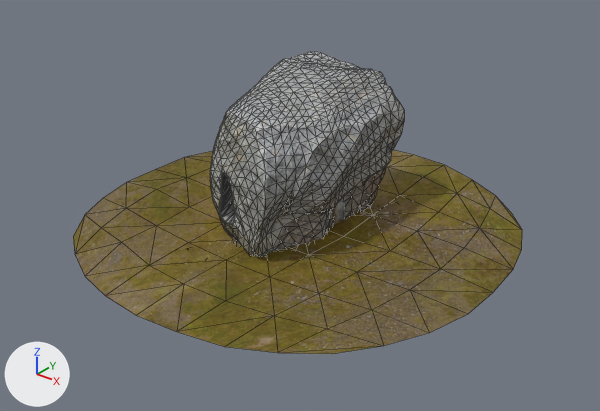
The glTF model 3D/Tafoni.gltf as it was, and as the next commit left it.
Rendered twice from a 50 mm lens placed at (5.01, -6.29, 4.04), pointed at (0.24, -0.33, 0.34). Every picture has the same lights, and +X, +Y and +Z are marked at lower left. Mesh edges are drawn as thin lines on the coarser meshes. Where no turn or scale is listed for an object, it has been applied to the vertices. Vertices at the same position are counted once.

The first picture shows 'Plane', 'Rock-08'.
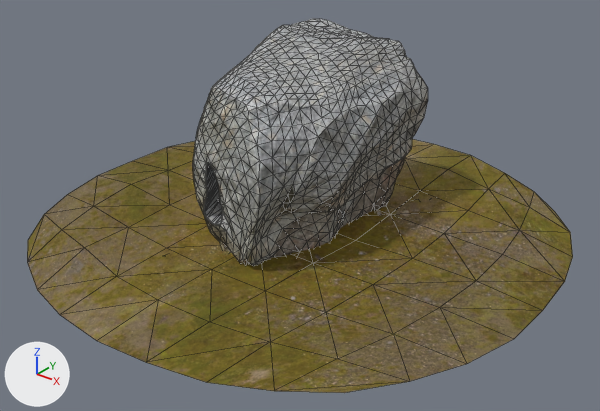
Boxes [x1, y1, x2, y2] around the edits, measured in the pictures (600 x 411 px):
'Plane', mesh rescaled, moved (22% wider, 24% taller)
    before: [73, 150, 522, 354]
    after: [27, 139, 573, 393]
'Rock-08', mesh rescaled (21% wider, 21% taller)
    before: [210, 52, 404, 257]
    after: [193, 18, 428, 266]

The change in detail:
me_plane_002 has 81 vertices, 128 faces and spans x -2.11..2.41, y -2.3..2.27, z -0.04..0.14.
me_plane_002 is used by ob_plane; location (-0.099, -0.087, 0.0).
me_plane_002 part 1: the whole mesh is scaled about its middle by 1.2, then moved by (-0.07, -0.09, 0.01).
me_rock_08_lod1 has 1751 vertices, 3387 faces and spans x -1.18..1.11, y -1.4..1.26, z -0.15..1.68.
me_rock_08_lod1 is used by ob_rock_08; location (0.0, 0.0, 0.0).
me_rock_08_lod1 part 2: the whole mesh is scaled about its middle by 1.2, then moved by (0.01, 0.0, 0.15).
Object 'Plane' (ob_plane) moves from (-0.099, -0.087, 0.0) to (0.0, 0.0, 0.0).
